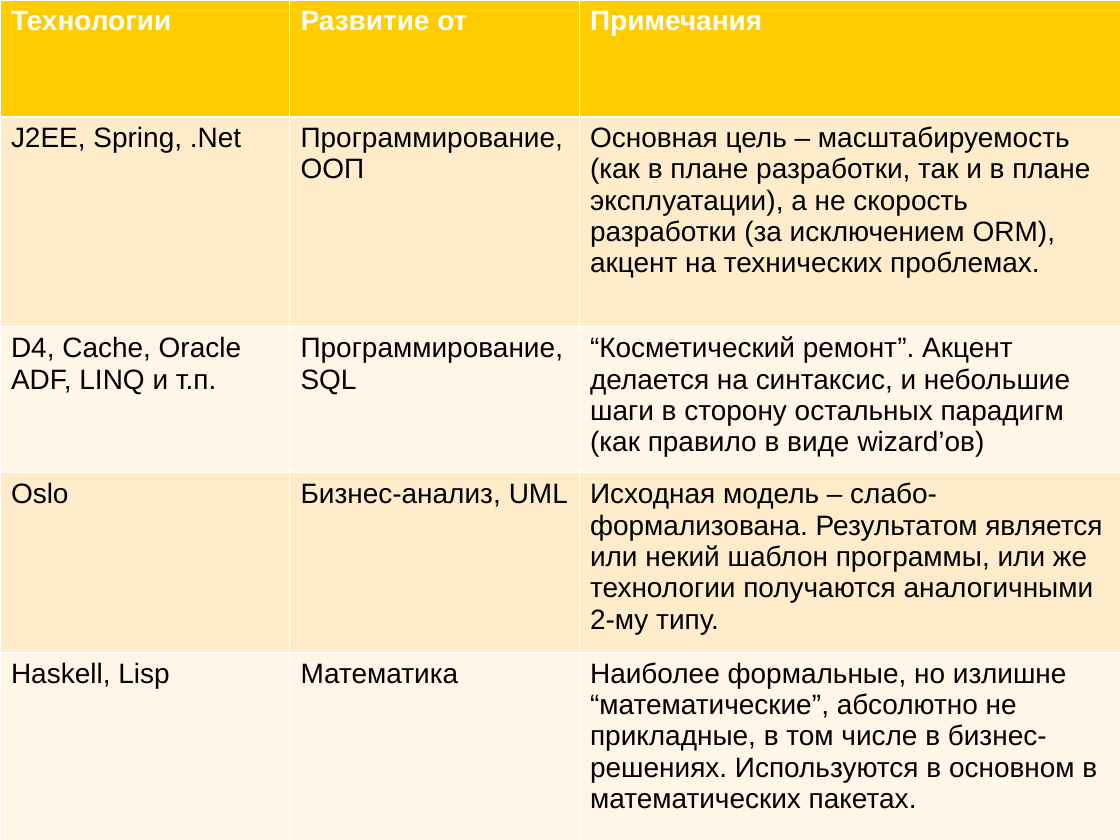
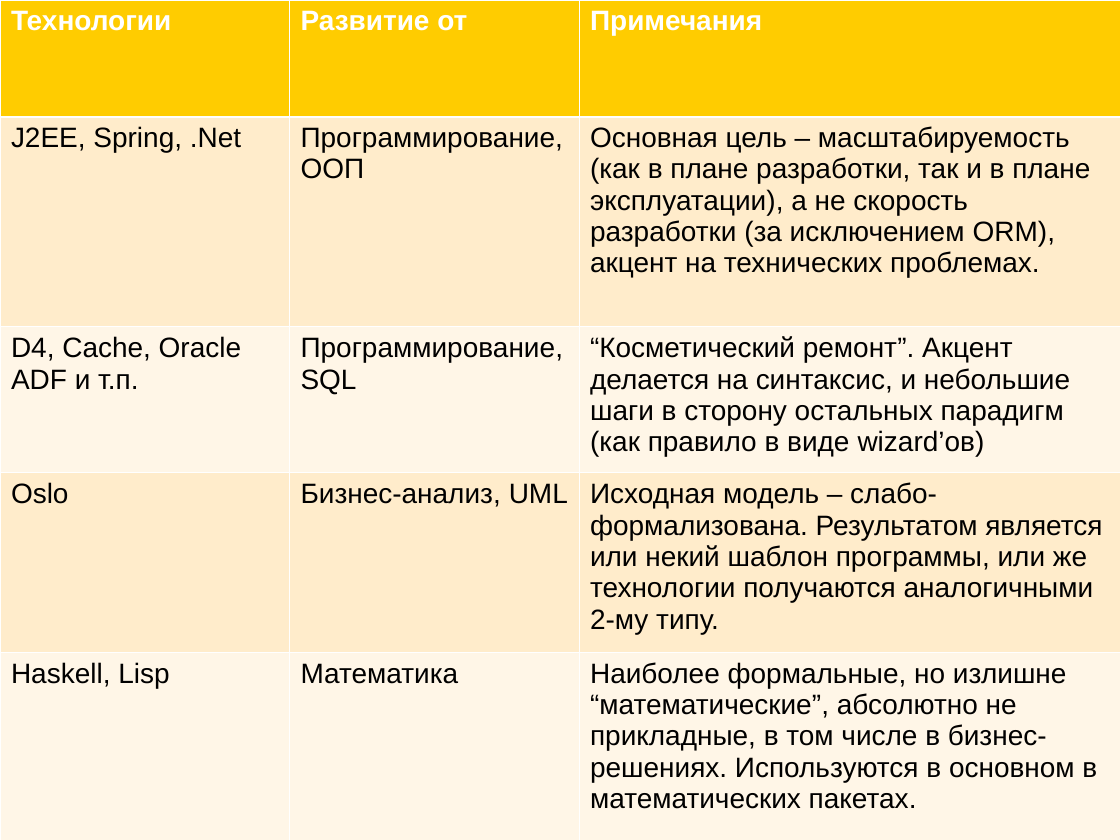
Before and after one commit to lsfusion/platform, a slide deck: slide 39 of platform/docs/Презентация.ppt. Drawn at 1120x840 pixels with LibreOffice and Linux fonts; fonts in the diff are those of the drawing. Boxes give left, top, right and bottom in pixels: in the first picture for what was removed or moved away, otherwise in the second. Text is boxed around its words. In the diff, an @@ line names an element or a change of style, - is before the commit and + after.

```diff
--- a/platform/docs/Презентация.ppt
+++ b/platform/docs/Презентация.ppt
@@ table at [0, 0, 1120, 840] @@
-row 3, column 1: D4, Cache, Oracle ADF, LINQ и т.п.
+row 3, column 1: D4, Cache, Oracle ADF и т.п.
```
Also in this commit, not shown: 2 other slides changed, 8 other files.
